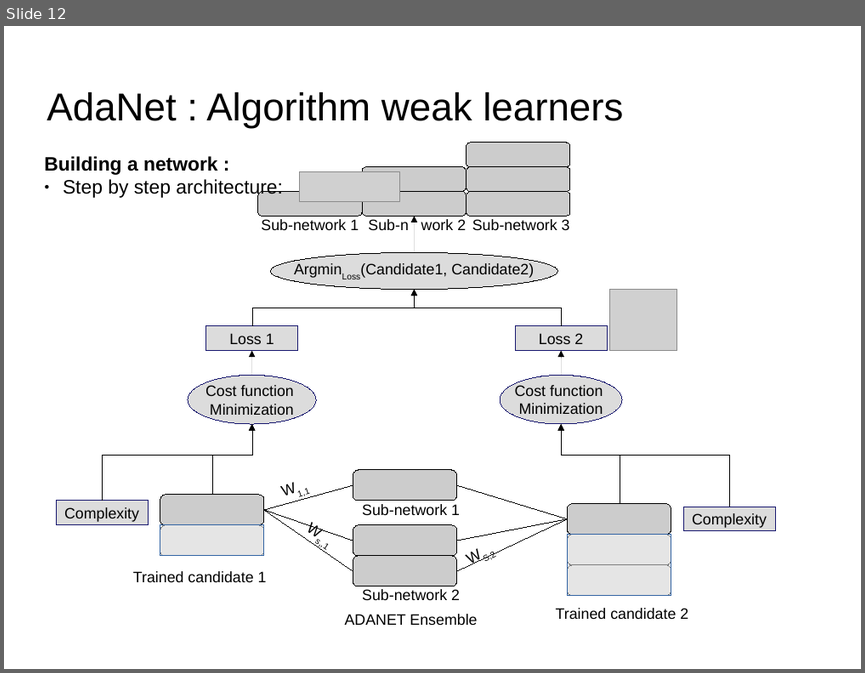
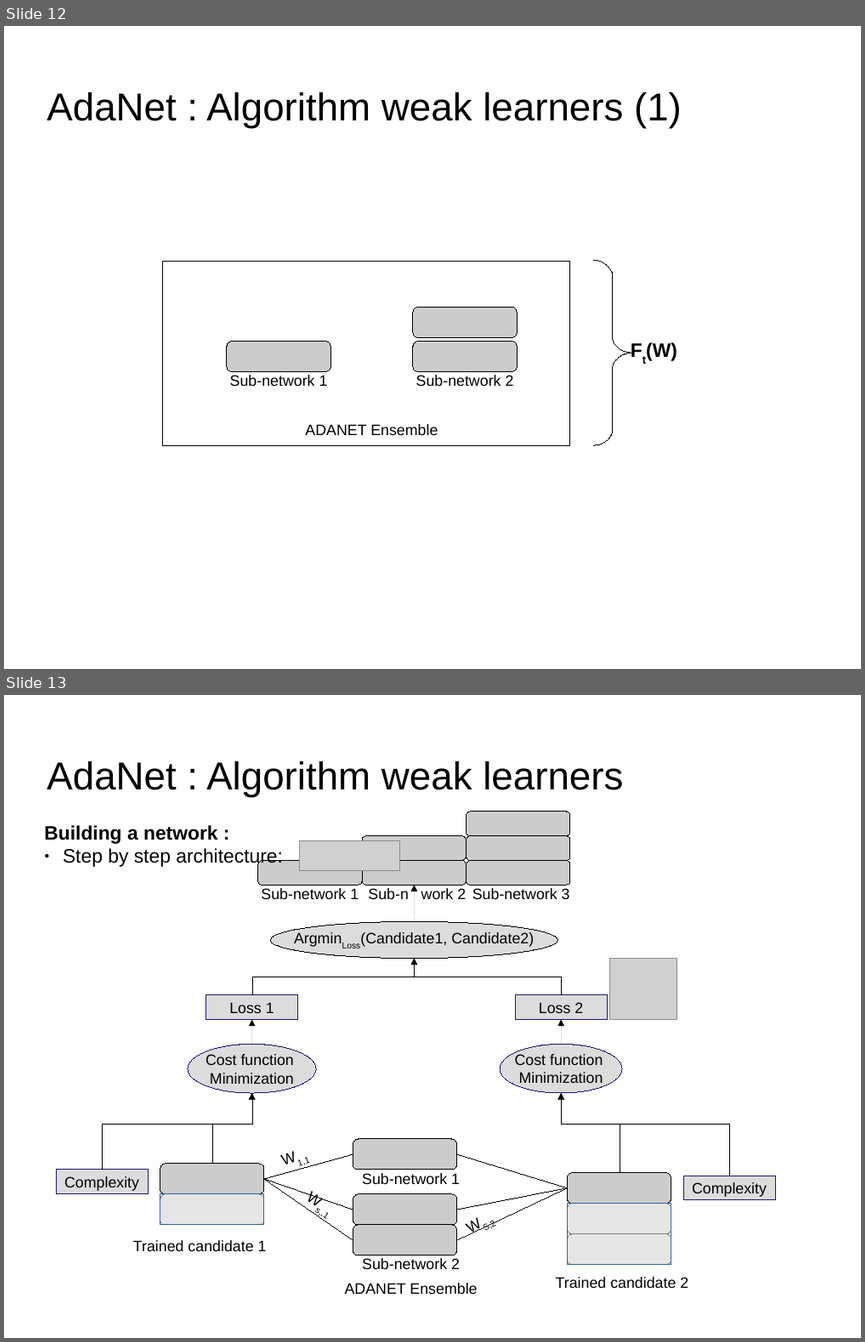
Before and after one commit to dataforcast/OC_Datascientist, a slide deck: P8/report/Openclassrooms_ParcoursDatascientist_P8-V1.odp. Shown one above the other, each under a label of ours: slide 12 before the commit, slides 12 and 13 after it. The pictures are 865x673 and 865x1342 pixels, drawn with LibreOffice and Linux fonts; fonts in the diff are those of the drawing; grey boxes stand for pictures; background and template pictures are left out. Boxes give left, top, right and bottom in pixels: in the first picture for what was removed or moved away, otherwise in the second. Text is boxed around its words. In the diff, an @@ line names an element or a change of style, - is before the commit and + after.

Commit message:
Adanet : rework package for cloud MLE

```diff
--- a/P8/report/Openclassrooms_ParcoursDatascientist_P8-V1.odp
+++ b/P8/report/Openclassrooms_ParcoursDatascientist_P8-V1.odp
@@ slide 12 added at bbox=[4, 26, 861, 669], background picture (left out) @@
@@ title added at bbox=[46, 92, 681, 129], 36 pt, text #000000 @@
+AdaNet : Algorithm weak learners (1)
@@ group added at bbox=[163, 261, 571, 446]: 3 rounded rectangles, 3 texts, 1 rectangle @@
+ADANET Ensemble
+Sub-network 2
+Sub-network 1
@@ freeform shape added at bbox=[593, 260, 631, 446], outline #000000 0 pt @@
@@ text added at bbox=[646, 342, 677, 361], 18 pt, text #000000, bold @@
+Ft(W)
@@ what was slide 12 is now slide 13 @@
```
Also in this commit, not shown: 12 slides changed, 6 other slides added, 4 slides removed, 7 other files.
